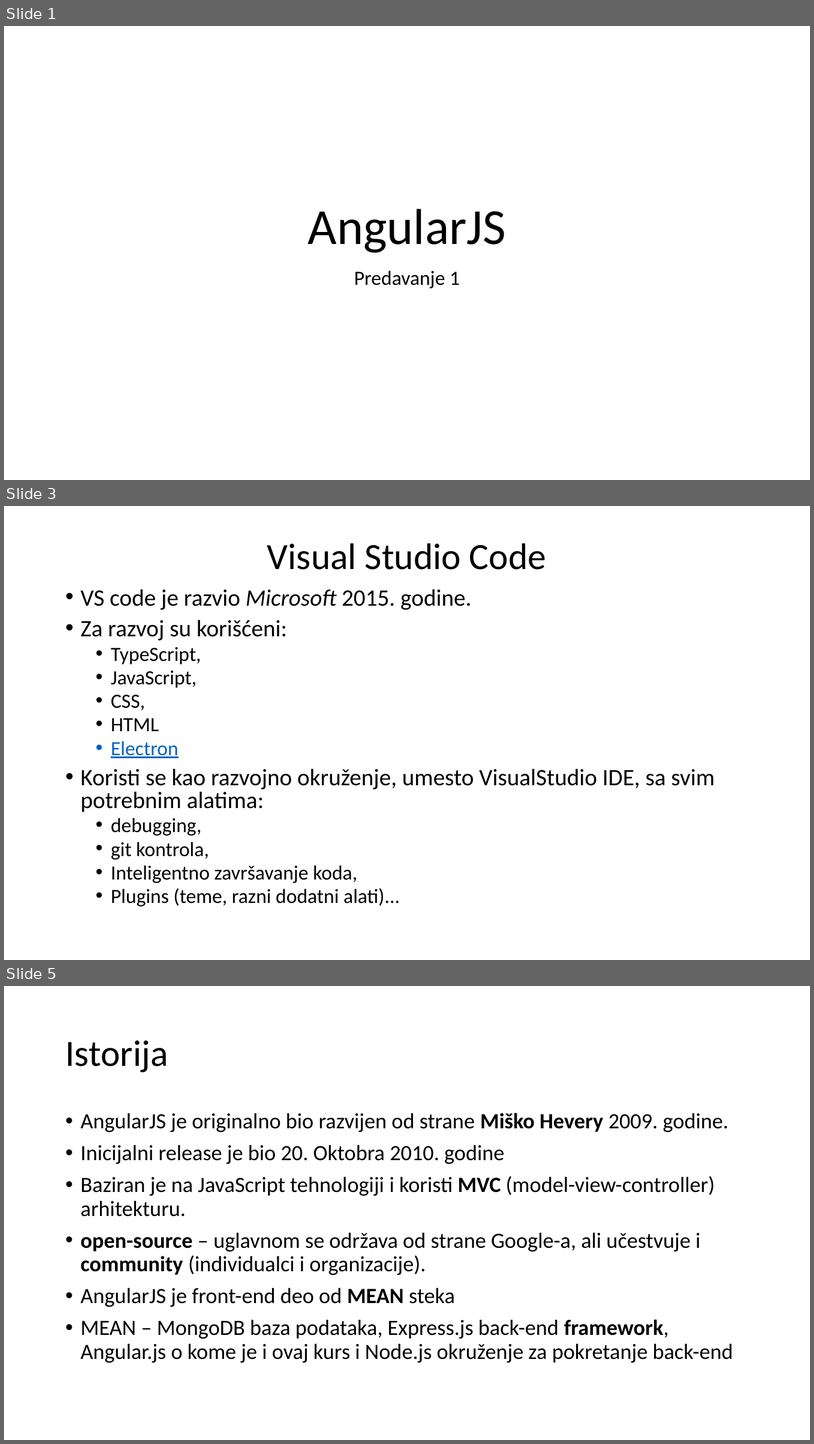
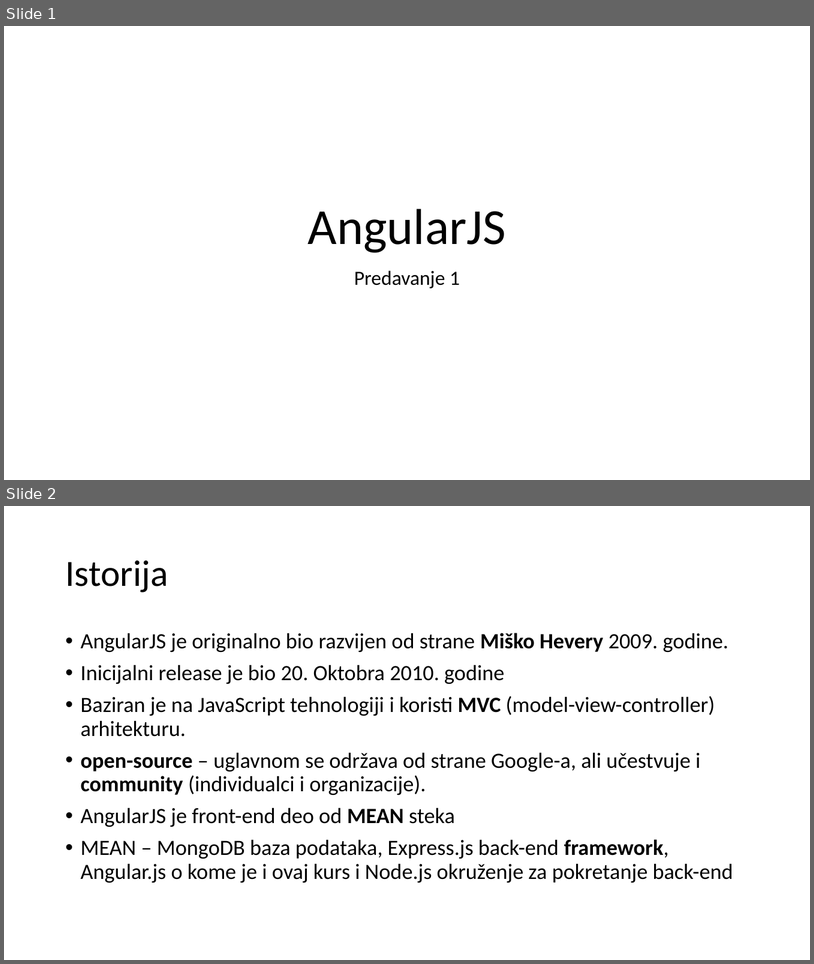
Before and after one commit to daniloMogin/kurs, a slide deck: AngularJS.pptx. Shown one above the other, each under a label of ours: slides 1, 3 and 5 before the commit, slides 1 and 2 after it; the slides between them are not shown. The pictures are 814x1444 and 814x964 pixels, drawn with LibreOffice and Linux fonts; fonts in the diff are those of the drawing. Boxes give left, top, right and bottom in pixels: in the first picture for what was removed or moved away, otherwise in the second. Text is boxed around its words. In the diff, an @@ line names an element or a change of style, - is before the commit and + after.

```diff
--- a/AngularJS.pptx
+++ b/AngularJS.pptx
@@ slide 3 removed at <box>4,506,810,960</box>, background #FFFFFF @@
@@ title removed at <box>267,543,546,570</box> @@
-Visual Studio Code
@@ text removed at <box>81,589,715,906</box> @@
-• VS code je razvio Microsoft 2015. godine.
-• Za razvoj su korišćeni:
-  • TypeScript,
-  • JavaScript,
-  • CSS,
-  • HTML
-  • Electron
-• Koristi se kao razvojno okruženje, umesto VisualStudio IDE, sa svim potrebnim alatima:
-  • debugging,
-  • git kontrola,
-  • Inteligentno završavanje koda,
-  • Plugins (teme, razni dodatni alati)...
@@ what was slide 5 is now slide 2 @@
```
Also in this commit, not shown: 2 slides added, 3 other slides removed.
